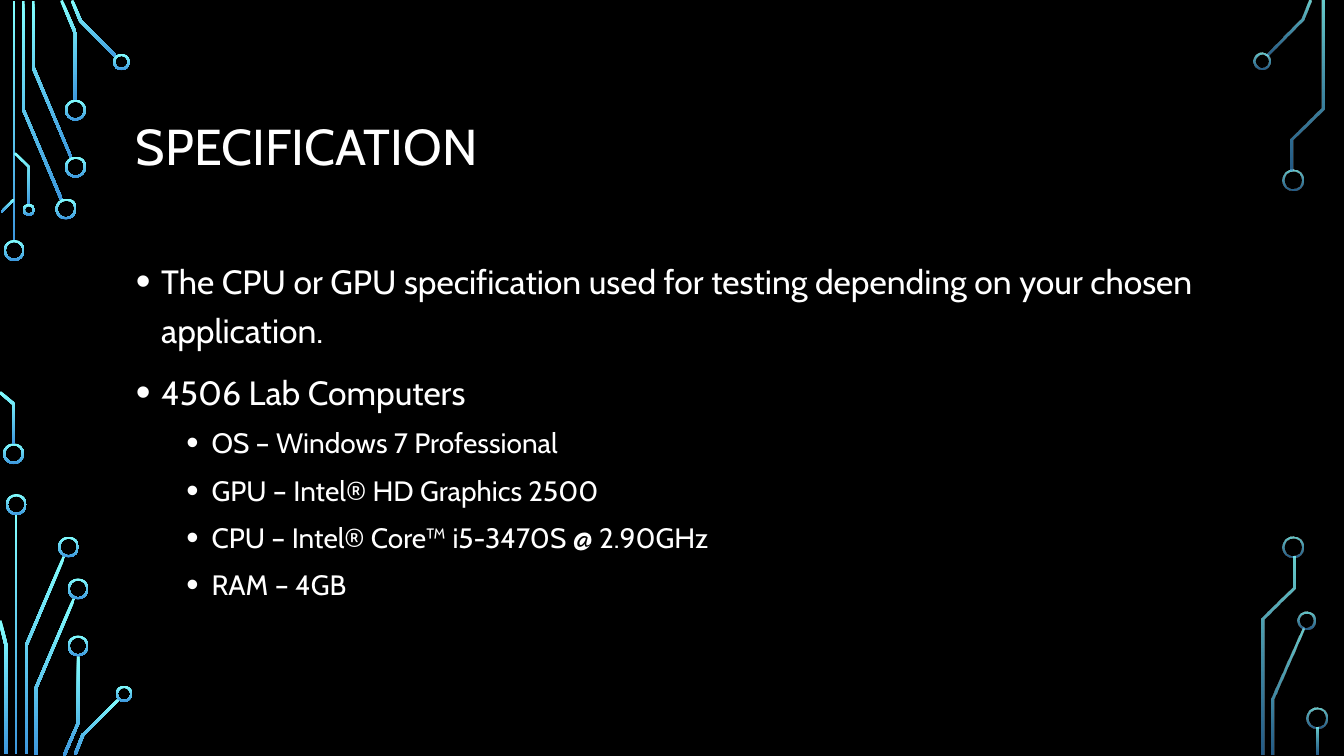
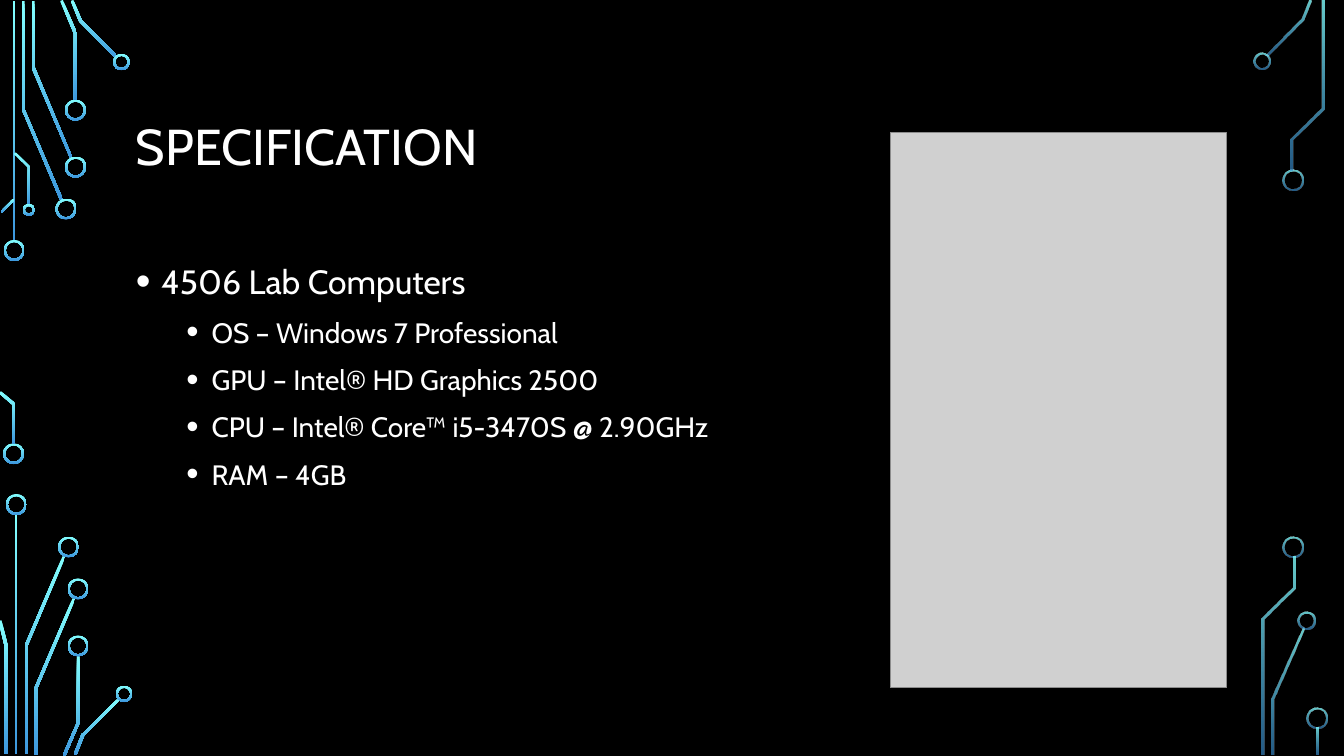
Before and after one commit to Shorte240/DSaA-Submission, a slide deck: slide 6 of CMP202 Assessment.pptx. Drawn at 1344x756 pixels with LibreOffice and Linux fonts; fonts in the diff are those of the drawing; grey boxes stand for pictures; background and template pictures are left out. Boxes give left, top, right and bottom in pixels: in the first picture for what was removed or moved away, otherwise in the second. Text is boxed around its words. In the diff, an @@ line names an element or a change of style, - is before the commit and + after.

```diff
--- a/CMP202 Assessment.pptx
+++ b/CMP202 Assessment.pptx
@@ picture added at (890, 132, 1227, 688) @@
@@ text at (161, 268, 1192, 351): paragraph removed @@
-• The CPU or GPU specification used for testing depending on your chosen application.
```
Also in this commit, not shown: 3 other slides changed, 13 slides added, 1 slide removed, 3 other files.
